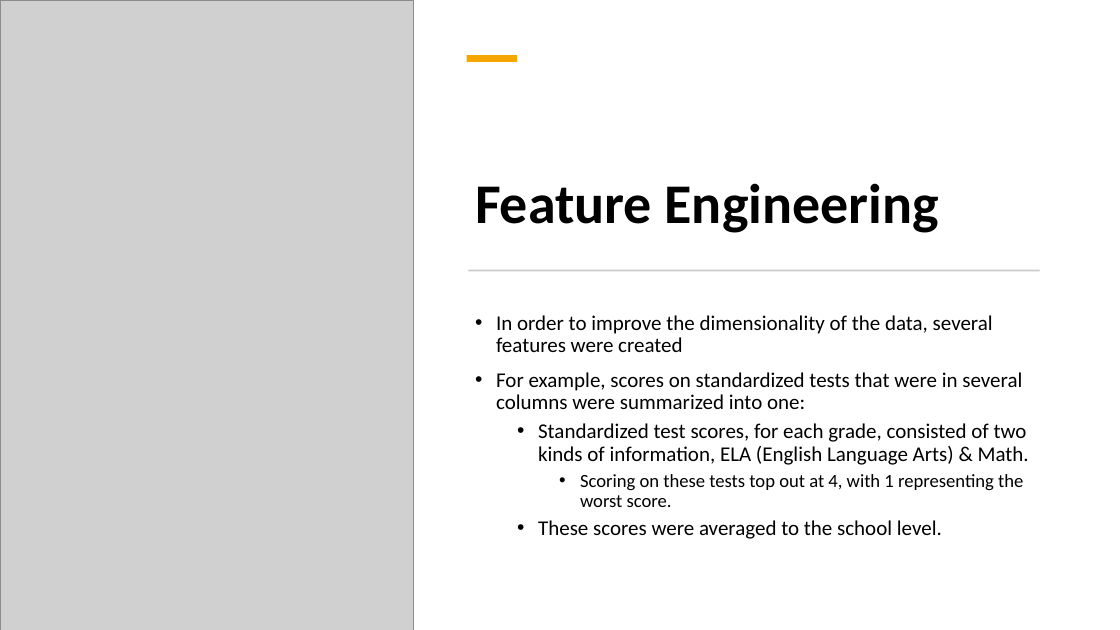
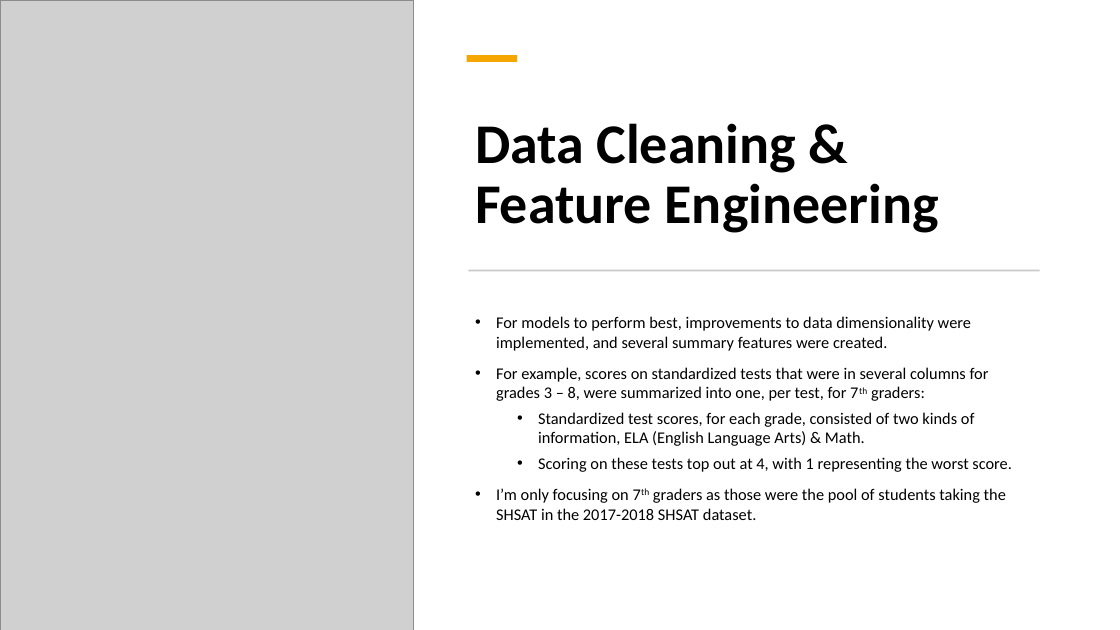
Before and after one commit to dj-m/CapstoneTwo, a slide deck: slide 5 of reports/submission/Capstone_Final_Presentation.pptx. Drawn at 1120x630 pixels with LibreOffice and Linux fonts; fonts in the diff are those of the drawing; grey boxes stand for pictures. Boxes give left, top, right and bottom in pixels: in the first picture for what was removed or moved away, otherwise in the second. Text is boxed around its words. In the diff, an @@ line names an element or a change of style, - is before the commit and + after.

```diff
--- a/reports/submission/Capstone_Final_Presentation.pptx
+++ b/reports/submission/Capstone_Final_Presentation.pptx
@@ title at bbox=[475, 123, 939, 233]: text changed @@
-Feature Engineering
+Data Cleaning & Feature Engineering
@@ text at bbox=[496, 316, 989, 401]: text changed; size 18 to 14 pt @@
-• In order to improve the dimensionality of the data, several features were created
-• For example, scores on standardized tests that were in several columns were summarized into one:
+• For models to perform best, improvements to data dimensionality were implemented, and several summary features were created.
+• For example, scores on standardized tests that were in several columns for grades 3 – 8, were summarized into one, per test, for 7th graders:
@@ text at bbox=[538, 412, 1012, 472]: size 18 to 14 pt in "Standardized test scores, for each grade, consisted ..."; size 16 to 14 pt in "Scoring on these tests top out at ..."; line spacing 0.9 to 1; list level 3 to 2 in "Scoring on these tests top ..." @@
@@ text at bbox=[496, 488, 1006, 520]: text changed; size 18 to 14 pt @@
-  • These scores were averaged to the school level.
+• I’m only focusing on 7th graders as those were the pool of students taking the SHSAT in the 2017-2018 SHSAT dataset.
```
Also in this commit, not shown: 15 other slides changed, 5 slides added, 1 slide removed.
